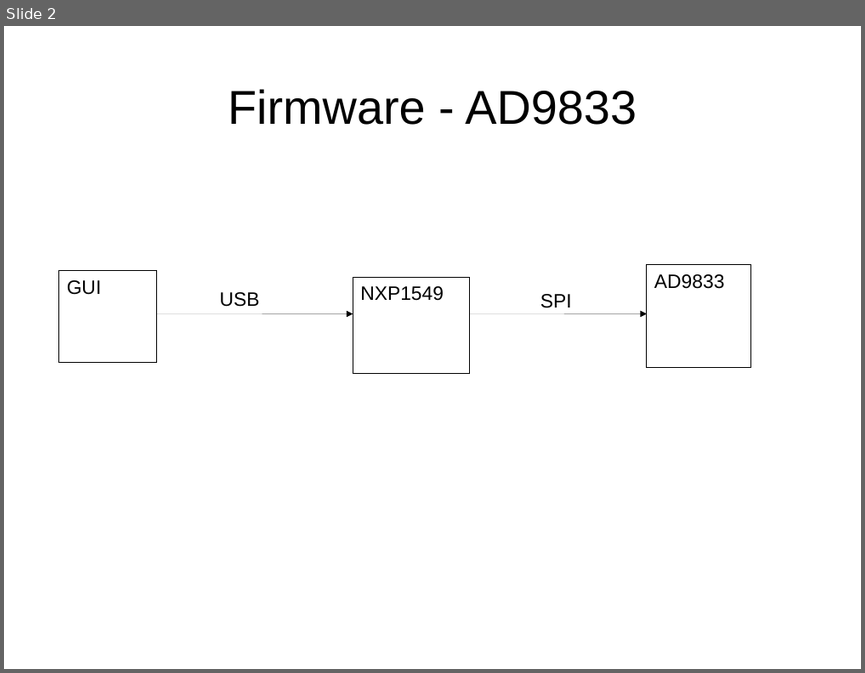
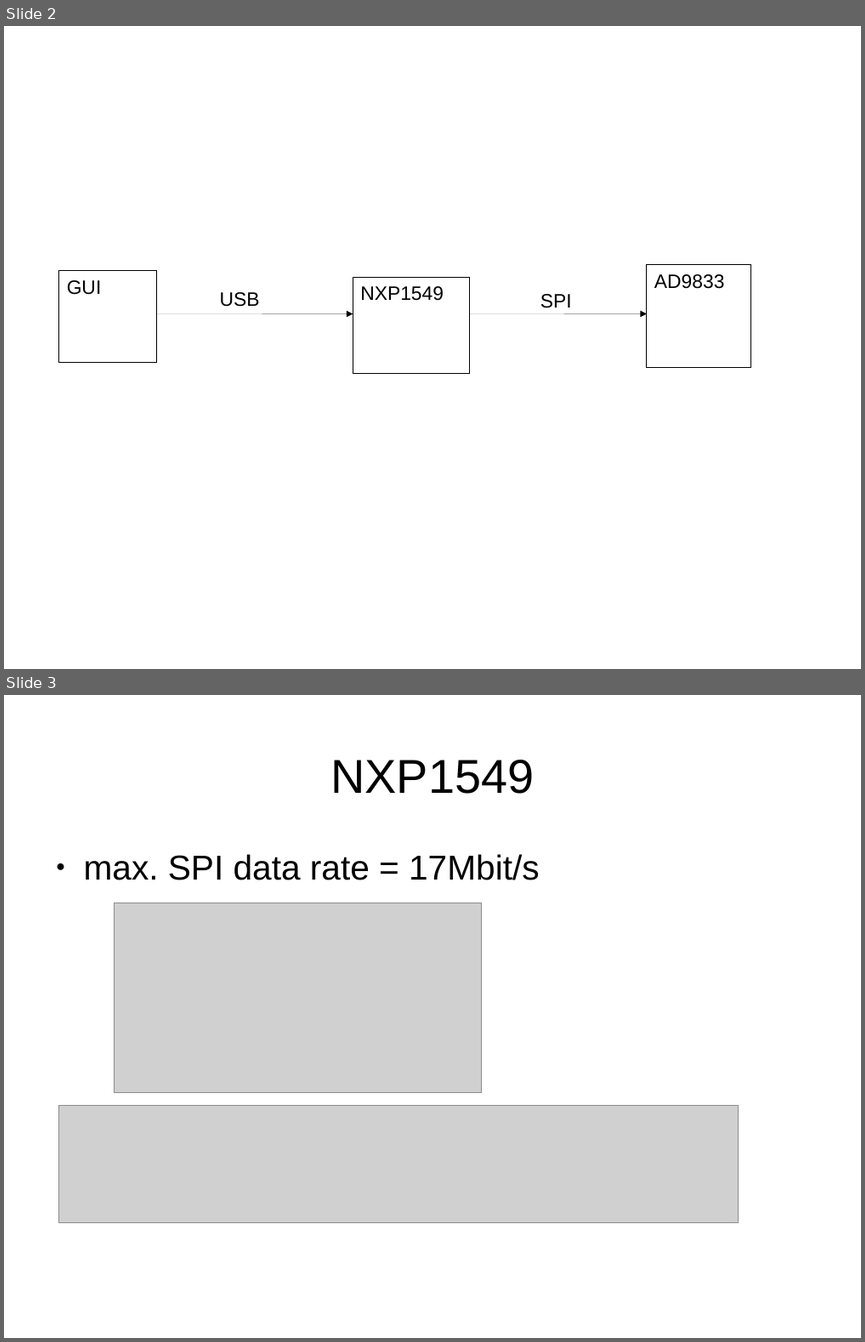
Before and after one commit to SeDi343/bel5_dms_project, a slide deck: firmware.odp. Shown one above the other, each under a label of ours: slide 2 before the commit, slides 2 and 3 after it. The pictures are 865x673 and 865x1342 pixels, drawn with LibreOffice and Linux fonts; fonts in the diff are those of the drawing; grey boxes stand for pictures. Boxes give left, top, right and bottom in pixels: in the first picture for what was removed or moved away, otherwise in the second. Text is boxed around its words. In the diff, an @@ line names an element or a change of style, - is before the commit and + after.

```diff
--- a/firmware.odp
+++ b/firmware.odp
@@ slide 3 added at (x1=4, y1=695, x2=861, y2=1338), background #FFFFFF @@
@@ title added at (x1=330, y1=760, x2=534, y2=794), 44 pt, text #000000 @@
+NXP1549
@@ text added at (x1=84, y1=854, x2=540, y2=880), 32 pt, text #000000 @@
+● max. SPI data rate = 17Mbit/s
@@ picture added at (x1=114, y1=903, x2=482, y2=1093) @@
@@ picture added at (x1=59, y1=1106, x2=738, y2=1223) @@
@@ slide 2 changed as well @@
@@ title removed at (x1=228, y1=89, x2=636, y2=125) @@
-Firmware - AD9833
```
Also in this commit, not shown: 3 other slides added, 1 slide removed.
